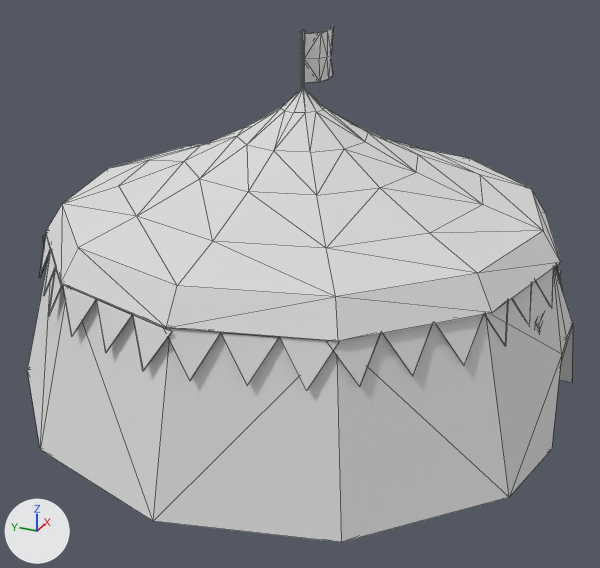
Before and after pictures for a commit that changed the glTF model public/img/elephantshed.glb.
Both versions are drawn from a 50 mm lens placed at (-11.37, -2.94, 5.21), pointed at (-0.44, 1.98, -0.26). The lights are fixed; the arrows at lower left show +X, +Y and +Z. Mesh edges are drawn as thin lines. Where no turn or scale is listed for an object, it has been applied to the vertices. Vertices at the same position are counted once.
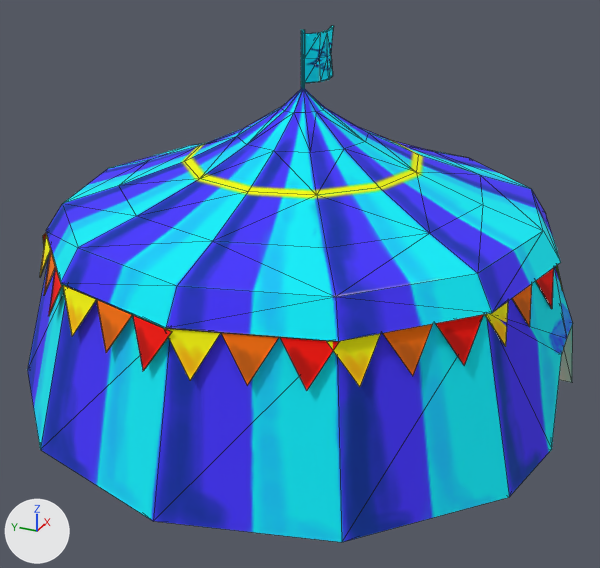
Where the newer file only moved an object's origin or applied its transform, the numbers keep the older frame.

The change, as a diff of the scene's bpy script:
```diff
--- a/public/img/elephantshed.glb.py
+++ b/public/img/elephantshed.glb.py
@@ img_elephantshed_tx @@
+img_elephantshed_tx = load_image('elephantshed.tx', '_unpacked/elephantshed.tx', 4096, 4096, 'sRGB')
@@ img_flag_tx @@
+img_flag_tx = load_image('flag.tx', '_unpacked/flag.tx', 1024, 1024, 'sRGB')
@@ mat_material @@
 mat_material = principled_material('Material')
-mat_material.base_color = (0.8, 0.8, 0.8)  # white #e7e7e7
-mat_material.metallic = 0.4
+mat_material.texture = img_elephantshed_tx
+mat_material.metallic = 0.3
 mat_material.roughness = 1.0
@@ mat_material_010 @@
 mat_material_010 = principled_material('Material.010')
-mat_material_010.base_color = (0.8, 0.8, 0.8)  # white #e7e7e7
-mat_material_010.metallic = 0.4
+mat_material_010.texture = img_flag_tx
+mat_material_010.metallic = 0.3
 mat_material_010.roughness = 1.0
@@ mat_material_011 @@
 mat_material_011 = principled_material('Material.011')
-mat_material_011.base_color = (0.8, 0.8, 0.8)  # white #e7e7e7
-mat_material_011.metallic = 0.4
+mat_material_011.texture = img_flag_tx
+mat_material_011.metallic = 0.3
 mat_material_011.roughness = 1.0
@@ mat_material_012 @@
 mat_material_012 = principled_material('Material.012')
-mat_material_012.base_color = (0.8, 0.8, 0.8)  # white #e7e7e7
-mat_material_012.metallic = 0.4
+mat_material_012.texture = img_flag_tx
+mat_material_012.metallic = 0.3
 mat_material_012.roughness = 1.0
@@ mat_material_013 @@
 mat_material_013 = principled_material('Material.013')
-mat_material_013.base_color = (0.8, 0.8, 0.8)  # white #e7e7e7
-mat_material_013.metallic = 0.4
+mat_material_013.texture = img_flag_tx
+mat_material_013.metallic = 0.3
 mat_material_013.roughness = 1.0
@@ mat_material_014 @@
 mat_material_014 = principled_material('Material.014')
-mat_material_014.base_color = (0.8, 0.8, 0.8)  # white #e7e7e7
-mat_material_014.metallic = 0.4
+mat_material_014.texture = img_flag_tx
+mat_material_014.metallic = 0.3
 mat_material_014.roughness = 1.0
@@ me_circle_009 @@
 # used by ob_circle_009; location = (-3.73, 3.17, 0.49)
-me_circle_009.from_pydata(...)  # 23 vertices, 43 faces; spans x -0.38..0.28, y -1.13..0.91, z -0.48..0.1
+me_circle_009.from_pydata(...)  # 23 vertices, 46 faces; spans x -0.38..0.28, y -1.13..0.91, z -0.48..0.1
+# me_circle_009 part 1
+# 28 faces are deleted
+# 31 new faces join them
 me_circle_009.materials.append(mat_material_011)
@@ me_circle_012 @@
 # used by ob_circle_012; location = (-1.1, -1.48, 0.52)
-me_circle_012.from_pydata(...)  # 23 vertices, 43 faces; spans x -0.91..1.13, y -0.38..0.28, z -0.48..0.1
+me_circle_012.from_pydata(...)  # 23 vertices, 46 faces; spans x -0.91..1.13, y -0.38..0.28, z -0.48..0.1
+# me_circle_012 part 2
+# 25 faces are deleted
+# 28 new faces join them
 me_circle_012.materials.append(mat_material_014)
```

Boxes [x1, y1, x2, y2] around the edits, measured in the pictures (600 x 568 px; the box of a moved part takes in the faces that stretch with it):
'down.001', surface changed: [27, 26, 573, 542] in both
'Circle.010', surface changed: [164, 328, 339, 390] in both
'Circle.011', surface changed: [326, 314, 484, 387] in both
'Circle.009', surface changed, reshaped: [63, 285, 172, 371] in both
'Circle.012', surface changed, reshaped: [484, 268, 554, 346] in both
'Circle.008', surface changed: [40, 234, 62, 315] in both
part 1 of me_circle_009, moved or reshaped: [63, 285, 132, 336] in both
part 2 of me_circle_012, moved or reshaped: before [485, 300, 514, 346]; after [485, 299, 530, 346]
